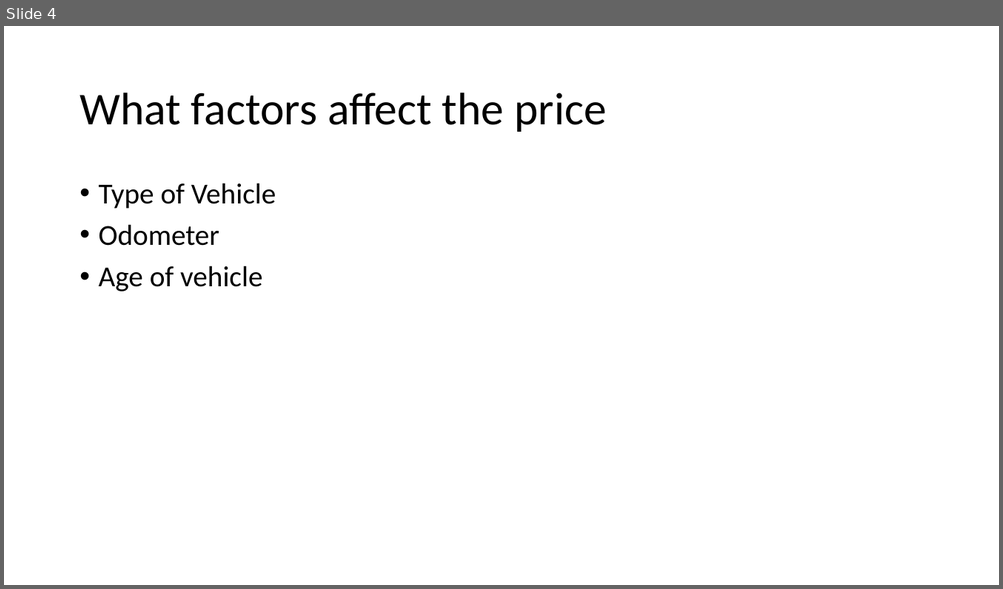
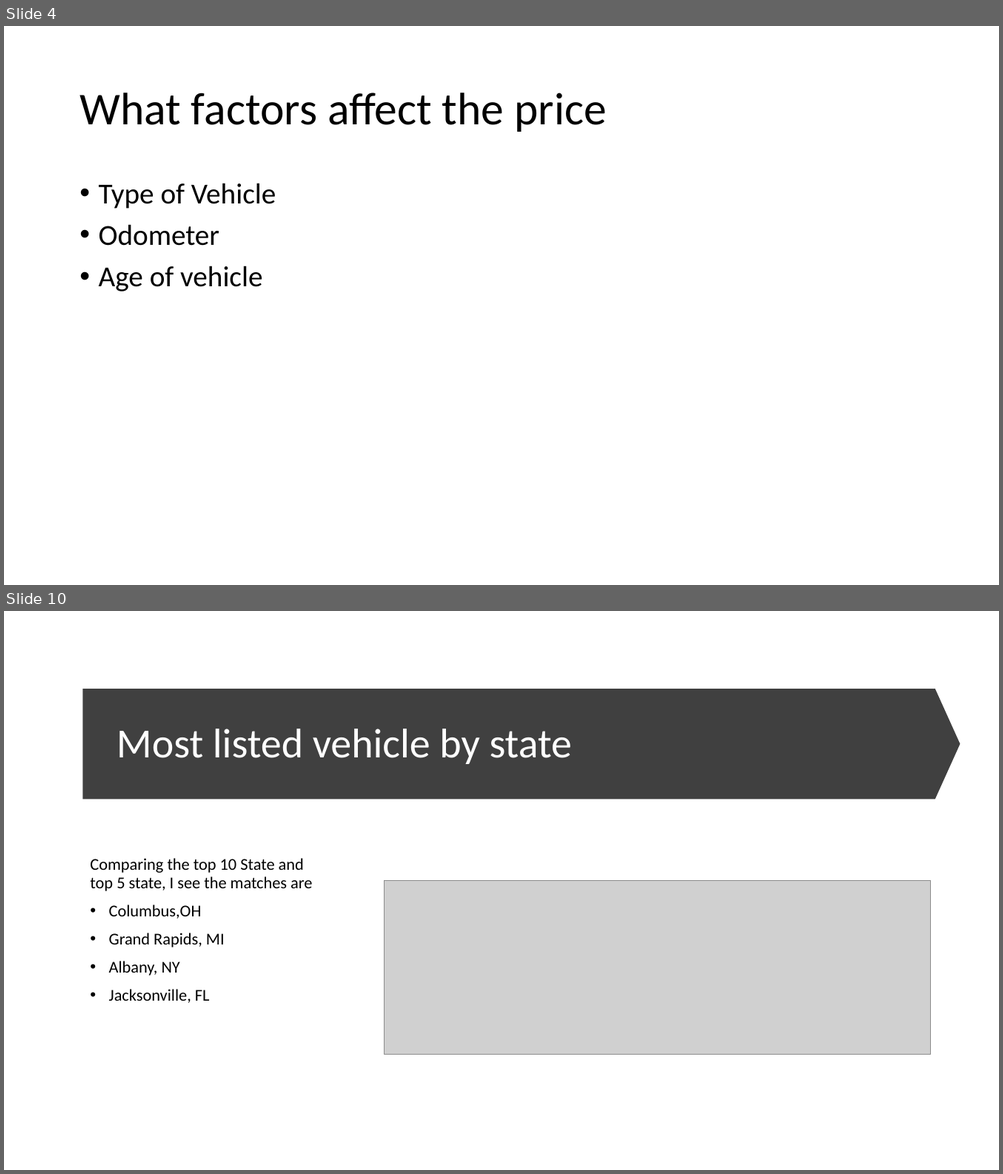
Before and after one commit to kwanjeff/DataTrack, a slide deck: Capstone 3/FinalPresentation_UsedCar_Jeff_Kwan.pptx. Shown one above the other, each under a label of ours: slide 4 before the commit, slides 4 and 10 after it; the slides between them are not shown. The pictures are 1003x589 and 1003x1174 pixels, drawn with LibreOffice and Linux fonts; fonts in the diff are those of the drawing; grey boxes stand for pictures. Boxes give left, top, right and bottom in pixels: in the first picture for what was removed or moved away, otherwise in the second. Text is boxed around its words. In the diff, an @@ line names an element or a change of style, - is before the commit and + after.

```diff
--- a/Capstone 3/FinalPresentation_UsedCar_Jeff_Kwan.pptx
+++ b/Capstone 3/FinalPresentation_UsedCar_Jeff_Kwan.pptx
@@ slide 10 added at (4,611,999,1170), background #FFFFFF @@
@@ down arrow added at (82,689,960,799), fill #404040 @@
@@ title added at (116,729,572,764), 40 pt, text #FFFFFF @@
+Most listed vehicle by state
@@ text added at (90,858,312,1003), 16 pt, text #000000 @@
+Comparing the top 10 State and top 5 state, I see the matches are
+• Columbus,OH
+• Grand Rapids, MI
+• Albany, NY
+• Jacksonville, FL
@@ picture added at (384,881,930,1054) @@
```
Also in this commit, not shown: 1 slide changed, 5 other slides added, 5 slides removed.
